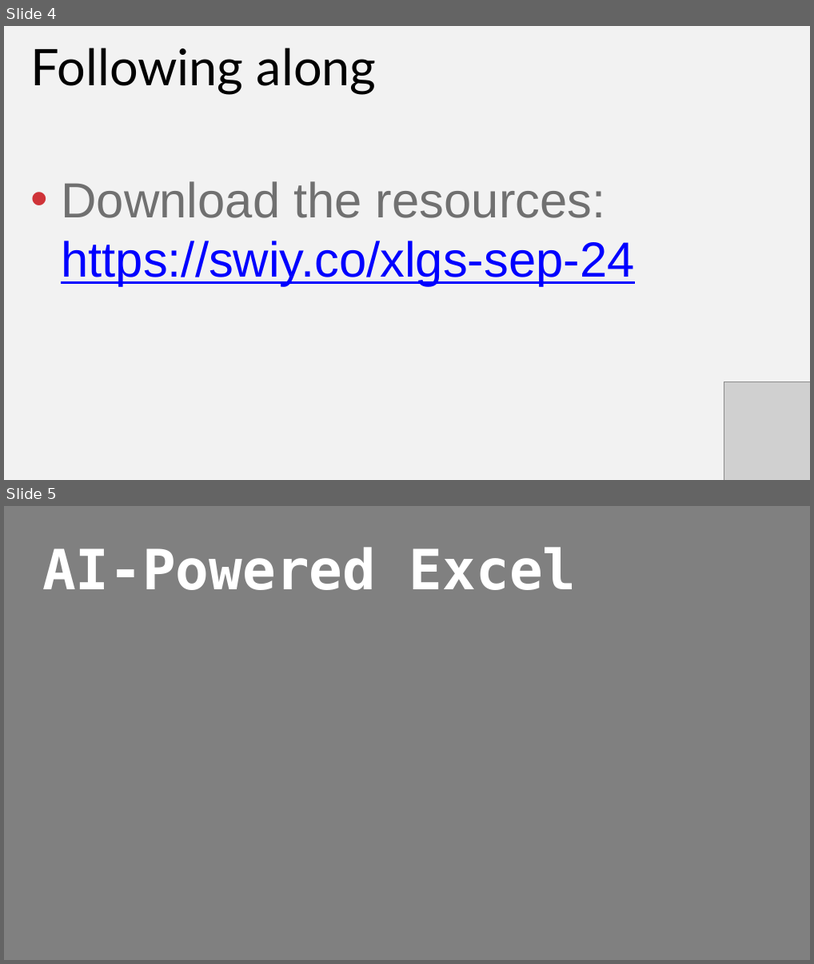
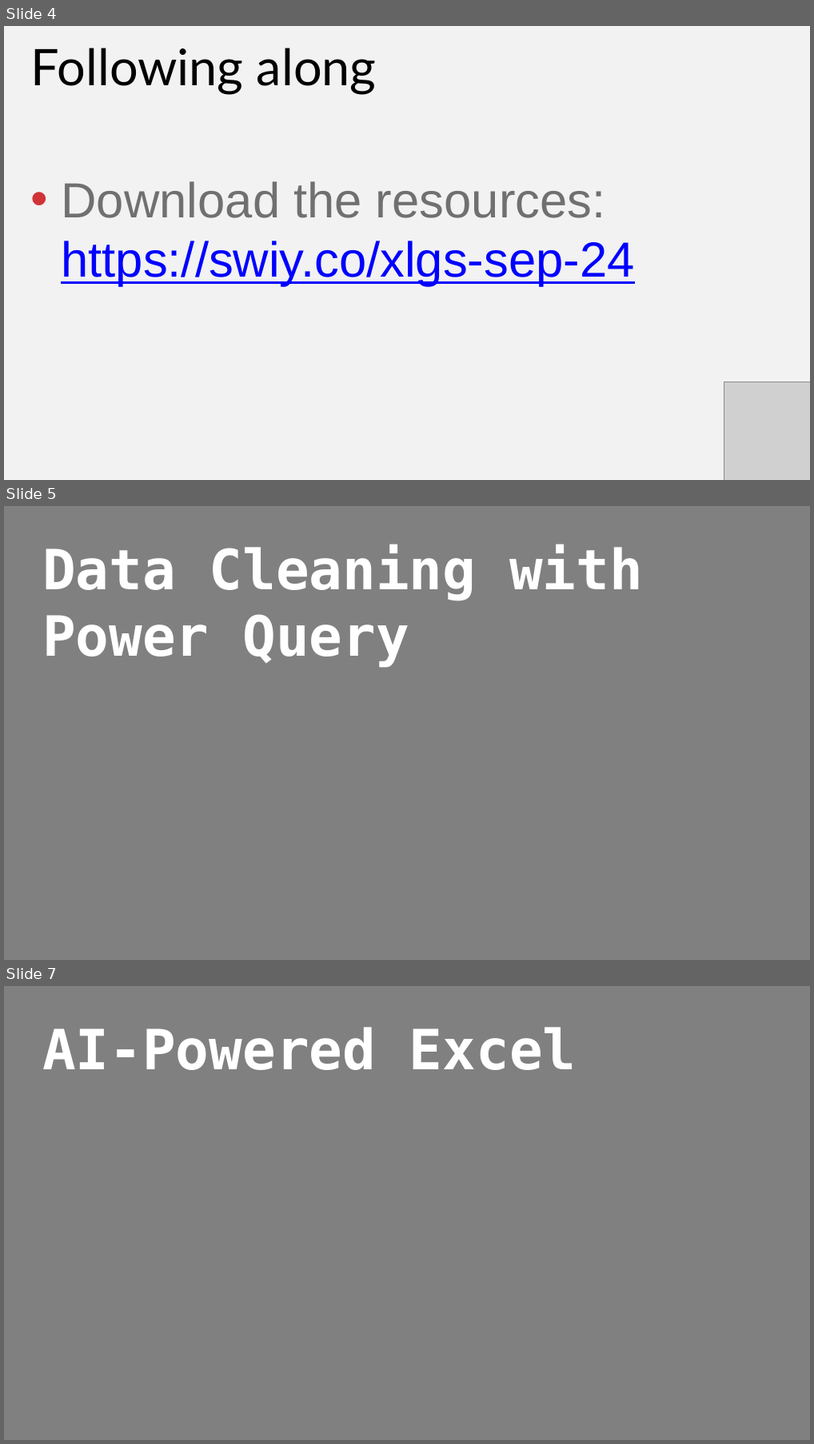
Before and after one commit to stringfestdata/gxls-mdae, a slide deck: xlgs-mdae-sep-2024-slides.pptx. Shown one above the other, each under a label of ours: slides 4 and 5 before the commit, slides 4, 5 and 7 after it; the slides between them are not shown. The pictures are 814x964 and 814x1444 pixels, drawn with LibreOffice and Linux fonts; fonts in the diff are those of the drawing; grey boxes stand for pictures. Boxes give left, top, right and bottom in pixels: in the first picture for what was removed or moved away, otherwise in the second. Text is boxed around its words. In the diff, an @@ line names an element or a change of style, - is before the commit and + after.

```diff
--- a/xlgs-mdae-sep-2024-slides.pptx
+++ b/xlgs-mdae-sep-2024-slides.pptx
@@ slide 5 added at bbox=[4, 506, 810, 960], background #F2F2F2 @@
@@ rectangle added at bbox=[4, 506, 810, 960], fill #808080 @@
@@ text added at bbox=[42, 544, 643, 668], 99 pt, text #FFFFFF, bold @@
+Data Cleaning with Power Query
@@ what was slide 5 is now slide 7 @@
```
Also in this commit, not shown: 1 slide changed, 1 other slide added.
